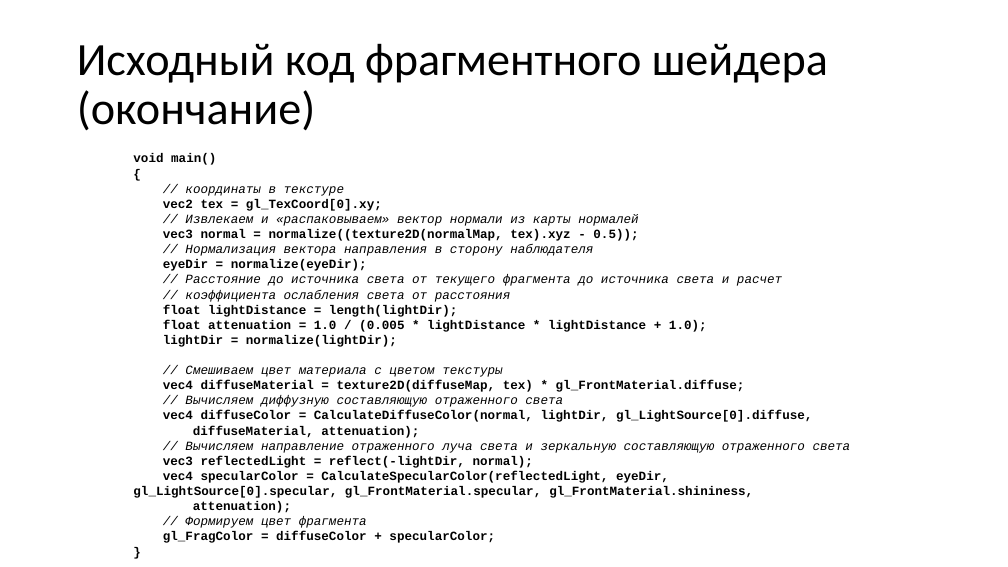
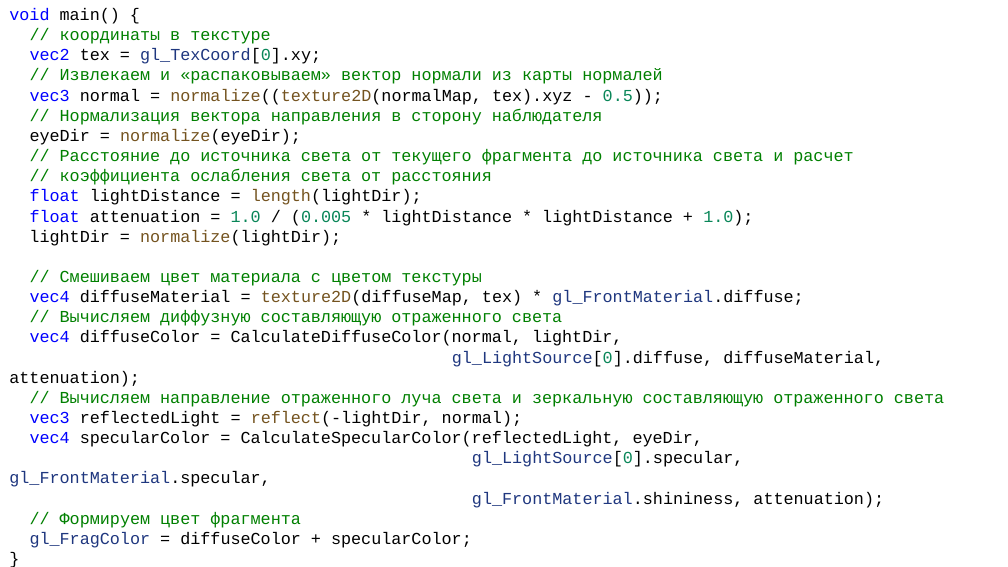
Before and after one commit to alexey-malov/cg-course, a slide deck: slide 30 of lectures/08 - Практическое использование шейдеров.pptx (slide 28 before the commit). Drawn at 1008x567 pixels with LibreOffice and Linux fonts; fonts in the diff are those of the drawing. Boxes give left, top, right and bottom in pixels: in the first picture for what was removed or moved away, otherwise in the second. Text is boxed around its words. In the diff, an @@ line names an element or a change of style, - is before the commit and + after.

Commit message:
Добавил пример с lighting models

```diff
--- a/lectures/08 - Практическое использование шейдеров.pptx
+++ b/lectures/08 - Практическое использование шейдеров.pptx
@@ text "void main() {": place and size @@
-text "void main() {" at (133,153,851,543)
+text "void main() {" at (9,8,944,548)
@@ text at (9,8,120,24): text changed; size 12 to 16 pt; bold off @@
-void main()
-{
+void main() {
@@ text at (29,31,944,548): size 12 to 16 pt in "// координаты в текстуре", "vec2 tex = gl_TexCoord[0].xy;", "// Извлекаем и «распаковываем» вектор нормали из ...", "vec3 normal = normalize((texture2D(normalMap, tex).xyz - 0.5 ..." and 15 more places; text colour #000000 to #008000, italic off in "// координаты в текстуре", "// Извлекаем и «распаковываем» вектор нормали из ...", "// Нормализация вектора направления в сторону наблюдателя", "// Расстояние до источника света от текущего ..." and 5 more places; text colour #000000 to #0000FF in "vec2", "vec3", "float", "float" and 2 more places; text colour #000000 to #1F377F in "gl_TexCoord[0].xy;", "gl_FrontMaterial.diffuse;", "gl_FragColor"; text colour #000000 to #098658 in "gl_TexCoord[0].xy;", "0.5));", "1.0 (0.005 1.0);"; bold off in "vec2 tex = gl_TexCoord[0].xy;", "vec3 normal = normalize((texture2D(normalMap, tex).xyz - 0.5 ...", "eyeDir = normalize(eyeDir);", "float lightDistance = length(lightDir);" and 6 more places; text colour #000000 to #74531F in "normalize((texture2D(normalMap,", "normalize(eyeDir);", "length(lightDir);", "normalize(lightDir);" and 2 more places @@
@@ title removed at (77,43,828,131) @@
-Исходный код фрагментного шейдера (окончание)
@@ text at (9,330,884,387): text changed; size 12 to 16 pt; bold off @@
-vec4 diffuseColor = CalculateDiffuseColor(normal, lightDir, gl_LightSource[0].diffuse,
-diffuseMaterial, attenuation);
+vec4 diffuseColor = CalculateDiffuseColor(normal, lightDir,
+gl_LightSource[0].diffuse, diffuseMaterial, attenuation);
@@ text at (9,431,884,508): text changed; size 12 to 16 pt; bold off @@
-vec4 specularColor = CalculateSpecularColor(reflectedLight, eyeDir, gl_LightSource[0].specular, gl_FrontMaterial.specular, gl_FrontMaterial.shininess,
-attenuation);
+vec4 specularColor = CalculateSpecularColor(reflectedLight, eyeDir,
+gl_LightSource[0].specular, gl_FrontMaterial.specular,
+gl_FrontMaterial.shininess, attenuation);
```
Also in this commit, not shown: 10 other slides changed, 16 slides added, 22 other files.
